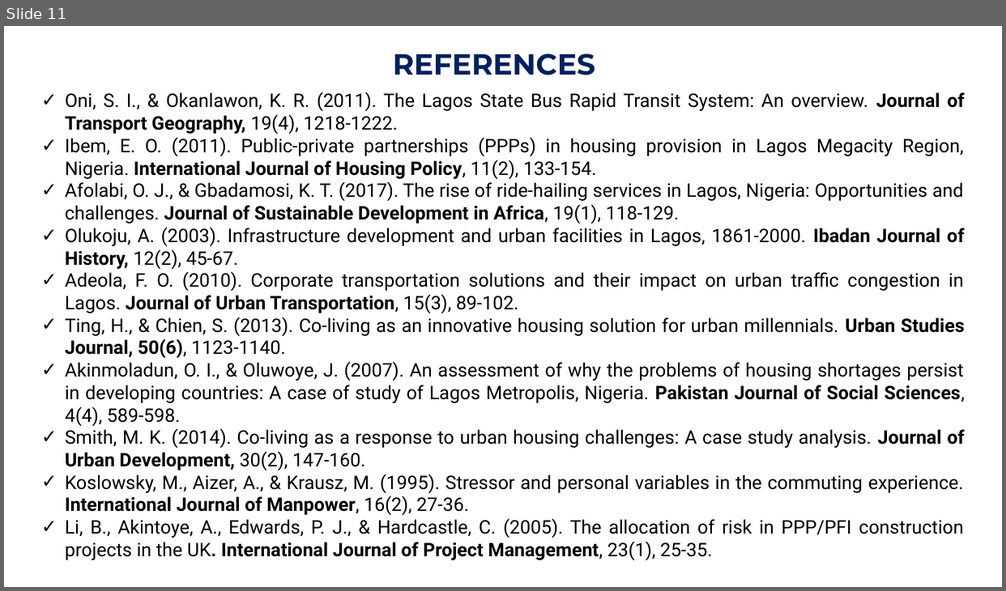
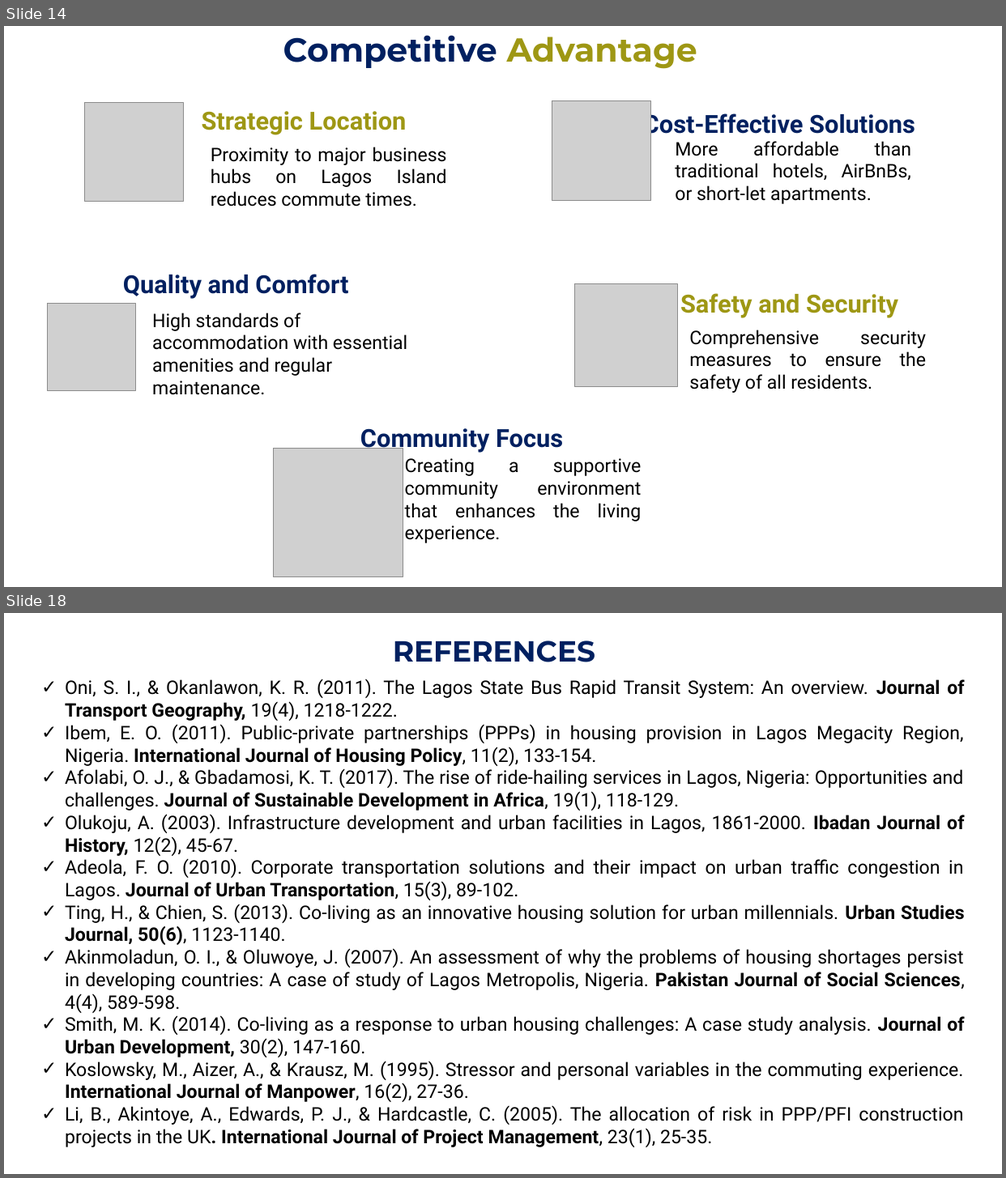
Before and after one commit to Gbekoilias/IslandRest-Hostel-Documentation, a slide deck: docs/Enhancing Hospitality IslandRest Hostel Operational Overview.pptx. Shown one above the other, each under a label of ours: slide 11 before the commit, slides 14 and 18 after it; the slides between them are not shown. The pictures are 1006x591 and 1006x1178 pixels, drawn with LibreOffice and Linux fonts; fonts in the diff are those of the drawing; grey boxes stand for pictures. Boxes give left, top, right and bottom in pixels: in the first picture for what was removed or moved away, otherwise in the second. Text is boxed around its words. In the diff, an @@ line names an element or a change of style, - is before the commit and + after.

```diff
--- a/docs/Enhancing Hospitality IslandRest Hostel Operational Overview.pptx
+++ b/docs/Enhancing Hospitality IslandRest Hostel Operational Overview.pptx
@@ slide 14 added at (x1=4, y1=26, x2=1002, y2=587), background #FFFFFF @@
@@ text added at (x1=283, y1=35, x2=697, y2=69), 32 pt, text #002060, bold @@
+Competitive Advantage
@@ picture added at (x1=84, y1=102, x2=183, y2=201) @@
@@ text added at (x1=202, y1=111, x2=407, y2=135), 24 pt, text #9E9714, bold @@
+Strategic Location
@@ picture added at (x1=552, y1=101, x2=651, y2=200) @@
@@ text added at (x1=643, y1=110, x2=915, y2=139), 24 pt, text #002060, bold @@
+Cost-Effective Solutions
@@ text added at (x1=211, y1=147, x2=447, y2=207), 18 pt, text #000000 @@
+Proximity to major business hubs on Lagos Island reduces commute times.
@@ text added at (x1=675, y1=141, x2=912, y2=204), 18 pt, text #000000 @@
+More affordable than traditional hotels, AirBnBs, or short-let apartments.
@@ text added at (x1=123, y1=274, x2=348, y2=299), 24 pt, text #002060, bold @@
+Quality and Comfort
@@ picture added at (x1=575, y1=284, x2=678, y2=386) @@
@@ picture added at (x1=48, y1=303, x2=136, y2=391) @@
@@ text added at (x1=152, y1=313, x2=407, y2=395), 18 pt, text #000000 @@
+High standards of accommodation with essential amenities and regular maintenance.
@@ text added at (x1=680, y1=293, x2=898, y2=318), 24 pt, text #9E9714, bold @@
+Safety and Security
@@ text added at (x1=689, y1=330, x2=927, y2=393), 18 pt, text #000000 @@
+Comprehensive security measures to ensure the safety of all residents.
@@ text added at (x1=360, y1=429, x2=563, y2=454), 24 pt, text #002060, bold @@
+Community Focus
@@ picture added at (x1=274, y1=448, x2=403, y2=578) @@
@@ text added at (x1=405, y1=459, x2=641, y2=544), 18 pt, text #000000 @@
+Creating a supportive community environment that enhances the living experience.
@@ what was slide 11 is now slide 18 @@
```
Also in this commit, not shown: 1 slide changed, 7 other slides added, 1 slide removed.
